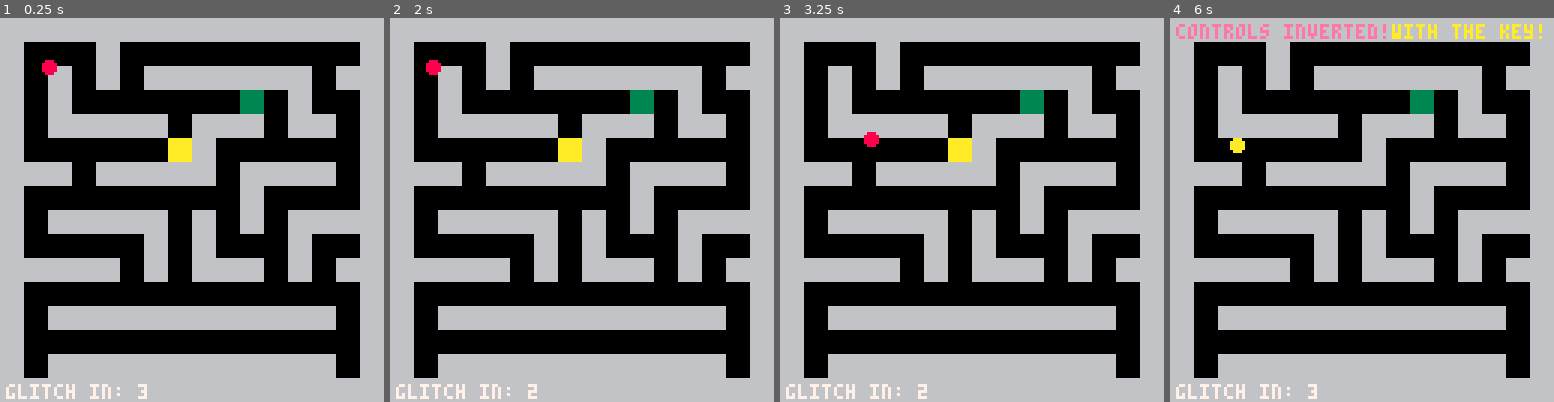
Above: before the commit, frames 1-4 (left to right).
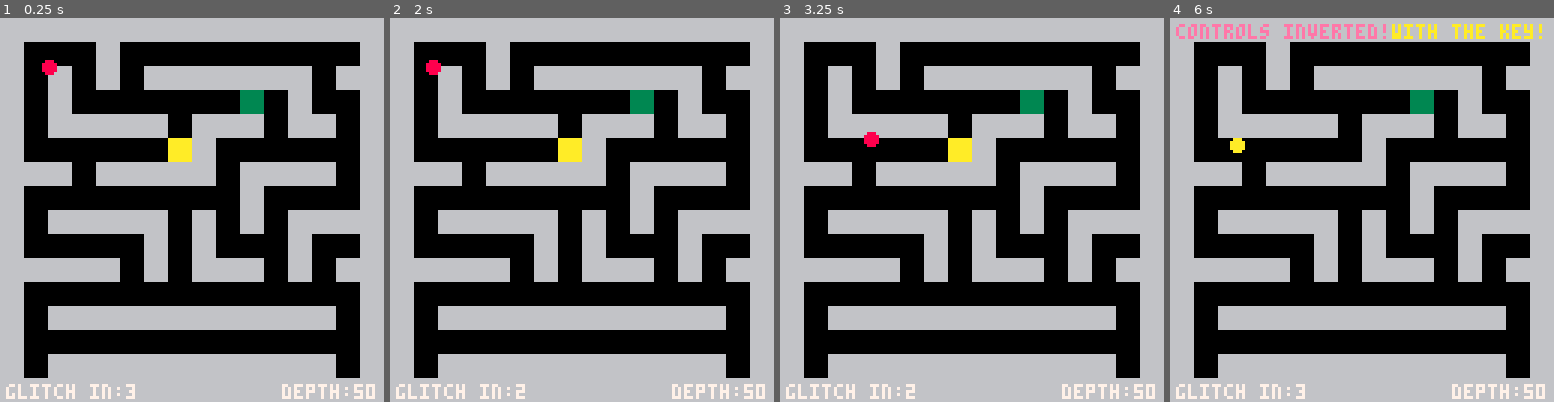
Above: after the commit, the same moments.

Repository: getJv/novice_summer_jam
Game: PICO-8 cartridge s_broken.p8
Same seed, same stepped clock (60 frames per second), same inputs: the game is played once before the commit and once after it.
Inputs:
- Up to frame 1 (0.25 s): no input
- Up to frame 2 (2 s): hold Left from 1.97 s (still down)
- Up to frame 3 (3.25 s): release Left at 2.37 s; hold Down 2.42-2.82 s; hold Right from 2.87 s (still down)
- Up to frame 4 (6 s): release Right at 3.53 s; hold Up 3.58-4.08 s; hold Right 4.13-4.53 s; hold Down 4.58-5.08 s; hold Left 5.13-5.8 s; hold Up from 5.85 s (still down)

The runs differ from the first frame. In frame 1, 0.6% of the frame differs, in the area x 32-98%, y 95-100%; in frame 2, 0.6%; in frame 3, 0.6%; in frame 4, 0.6%.

Commit message:
feat: Add exit logic and levels

Diff:
--- a/handler_glitch.lua
+++ b/handler_glitch.lua
@@ -27,6 +27,7 @@
     -- 2: add a breakable wall
     -- 3: TODO: move the key position hahaha!
     -- 4: TODO: if player has the key, drop it! hahaha!
+    -- 5: TODO: move the exit position
     local glitch_type = flr(rnd(2)) + 1
 
     if glitch_type == 1 then --
--- a/handler_maze.lua
+++ b/handler_maze.lua
@@ -1,7 +1,7 @@
 maze = {}
 maze_size = 16 -- This is the max size of the maze
 cell_size = 8  -- this is the cell, in this case 8x8 pixels
--- the idea is:  1's will be wall and 0's will be path
+num_levels = 50
 obj_type = {
     path = 0, -- empty/black
     wall = 1, -- grey
--- a/handler_player.lua
+++ b/handler_player.lua
@@ -51,10 +51,23 @@
         return true
     end
 
+    -- collision with the key
     if maze[grid_y][grid_x] == obj_type.key then
         maze[grid_y][grid_x] = obj_type.path
         player_have_key = true
         -- TODO: Would be cool if there is a timer for holding the key the reset
+    end
+
+    -- collision with the exit
+    if maze[grid_y][grid_x] == obj_type.exit then
+        if player_have_key then
+            num_levels -= 1
+            main_scene_init()
+            -- TODO: add win logic for depth: 0
+        else
+            return true
+        end
+
     end
 
     -- TODO: add logic to breakable wall
--- a/handler_ui_info.lua
+++ b/handler_ui_info.lua
@@ -14,6 +14,12 @@
         print(text, x_pos, 2, 10)
     end
 
+    local text = "depth:"
+    local text_width = (#text + 2) * 4  -- each char have ~4 pixels with
+    local screen_width = 128 -- max width of PICO-8
+    local x_pos = screen_width - text_width - 2  -- -2 of right margin
+    print(text .. num_levels, x_pos, 122 , 7)
+
     -- Next glitch info
-    print("glitch in: " .. flr(glitch_timer/60 + 1), 2, 122, 7)
+    print("glitch in:" .. flr(glitch_timer/60 + 1), 2, 122, 7)
 end
--- a/main_scene.lua
+++ b/main_scene.lua
@@ -9,7 +9,7 @@
     -- Set initial pos for the player
     player.x = 16
     player.y = 16
-    -- Load the maze format, using test until i code the auto generation... probably the most broken part
+    -- Load the maze format, using test until i code the auto generation... probably the most broken part TODO: try random generation or creat 10 maps as default...
     maze = test_maze
     add_key()
     add_exit()
